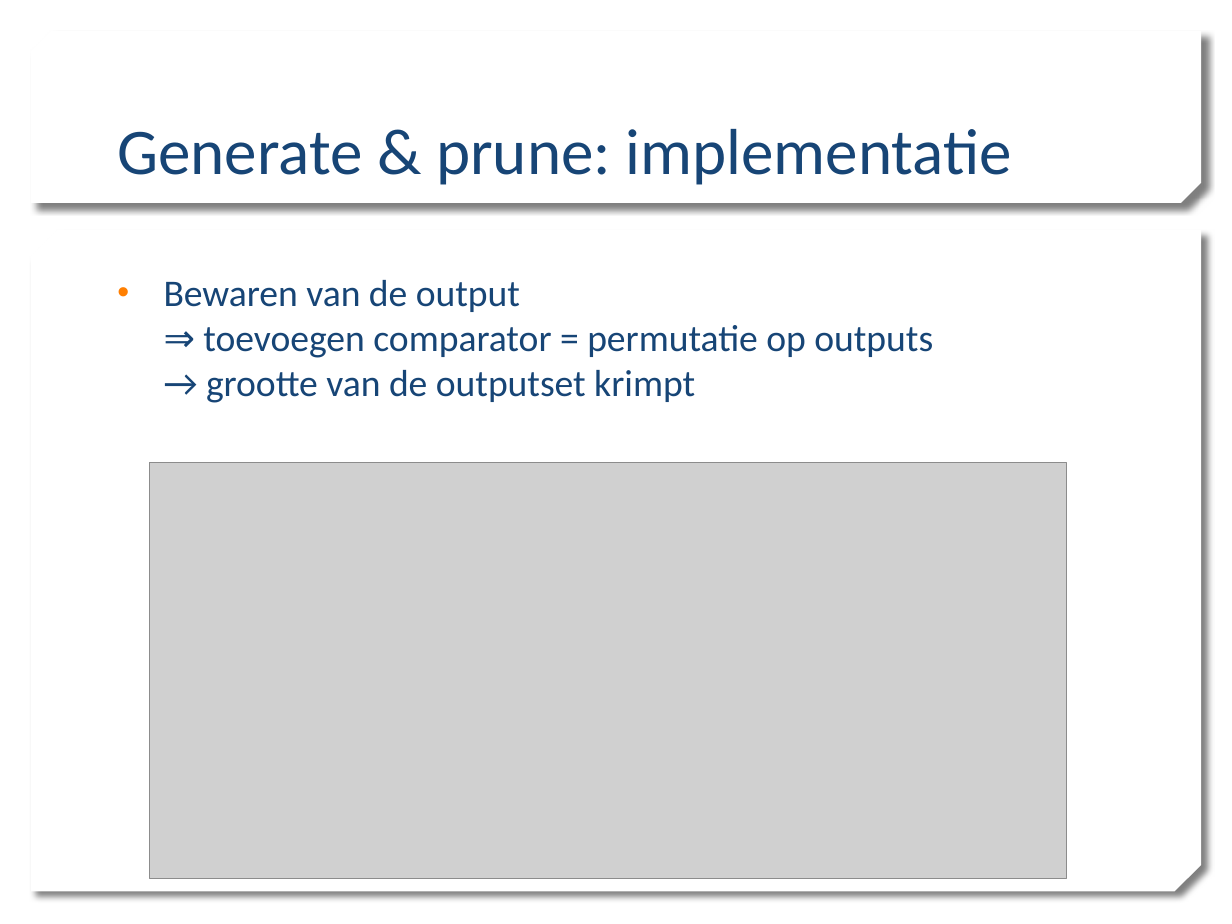
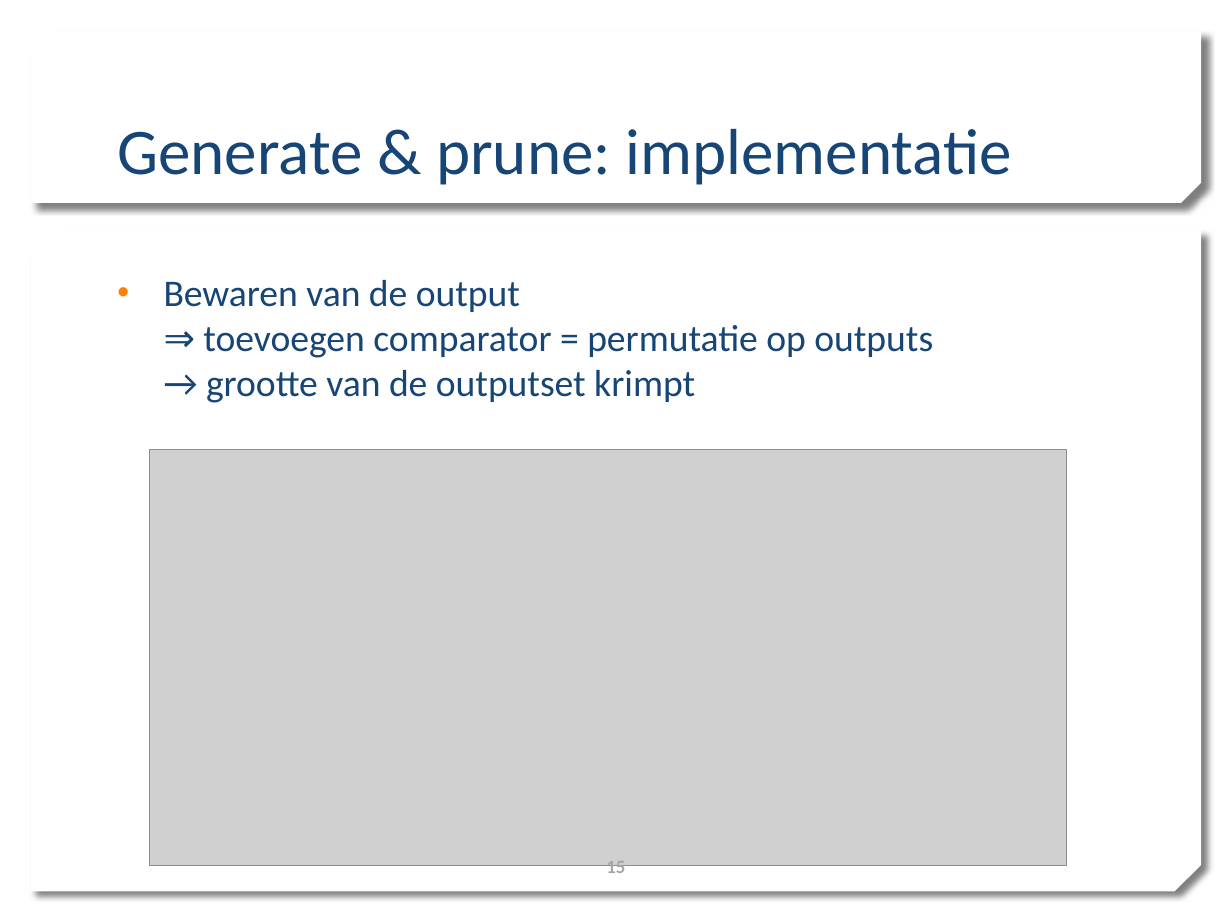
Before and after one commit to mdekempeneer/Research-Optimal-Size-Sorting-Networks, a slide deck: slide 15 of PPP1_WV.pptx (slide 17 before the commit). Drawn at 1232x924 pixels with LibreOffice and Linux fonts; fonts in the diff are those of the drawing; grey boxes stand for pictures; background and template pictures are left out. Boxes give left, top, right and bottom in pixels: in the first picture for what was removed or moved away, otherwise in the second. Text is boxed around its words. In the diff, an @@ line names an element or a change of style, - is before the commit and + after.

```diff
--- a/PPP1_WV.pptx
+++ b/PPP1_WV.pptx
@@ picture: place and size @@
-picture at (149,462,1066,878)
+picture at (149,450,1066,866)
@@ page number added at (606,861,625,879), 11 pt, text #A6A6A6, bold @@
+15
```
Also in this commit, not shown: 16 other slides changed, 4 slides added, 5 slides removed.
